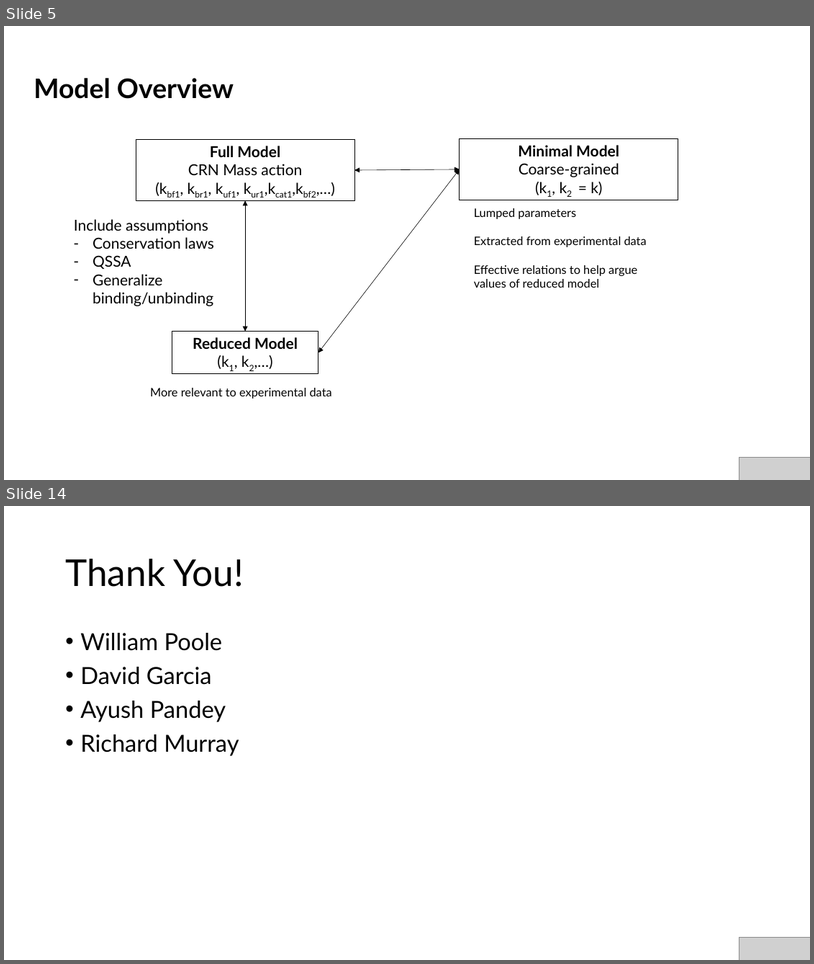
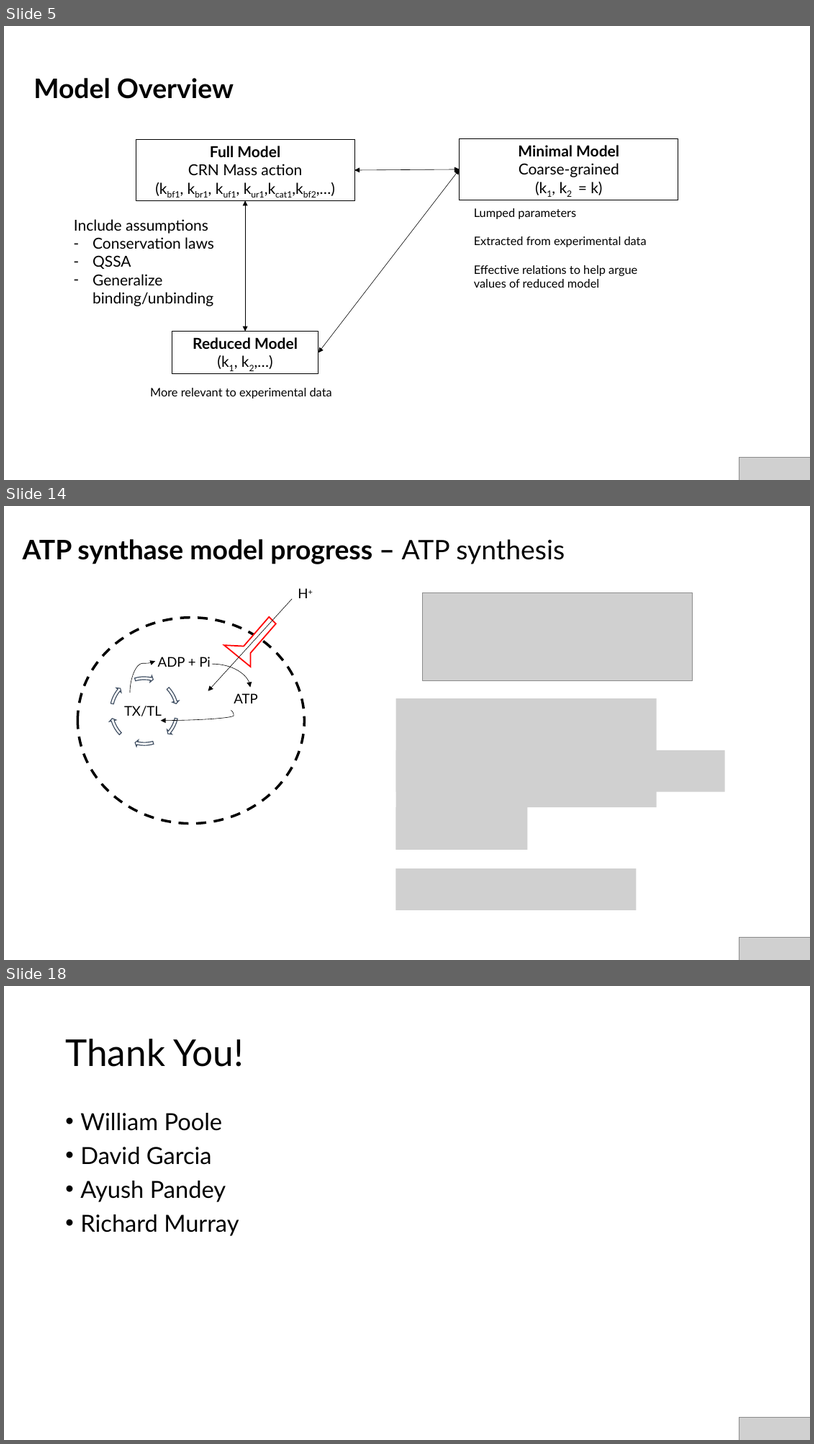
Before and after one commit to AnkitaRoychoudhury/ug_murray, a slide deck: miscellaneous/presentations/20200715_syncell_mtg.pptx. Shown one above the other, each under a label of ours: slides 5 and 14 before the commit, slides 5, 14 and 18 after it; the slides between them are not shown. The pictures are 814x964 and 814x1444 pixels, drawn with LibreOffice and Linux fonts; fonts in the diff are those of the drawing; grey boxes stand for pictures. Boxes give left, top, right and bottom in pixels: in the first picture for what was removed or moved away, otherwise in the second. Text is boxed around its words. In the diff, an @@ line names an element or a change of style, - is before the commit and + after.

```diff
--- a/miscellaneous/presentations/20200715_syncell_mtg.pptx
+++ b/miscellaneous/presentations/20200715_syncell_mtg.pptx
@@ slide 14 added at (4,506,810,960), background #FFFFFF @@
@@ title added at (23,539,565,564), 32 pt, text #000000, bold @@
+ATP synthase model progress – ATP synthesis
@@ picture added at (422,592,693,680) @@
@@ picture added at (396,698,657,807) @@
@@ group added at (78,588,308,823): 6 circular arrows, 4 texts, 3 curved arrows, 1 ellipse, 1 freeform shape, 1 arrow @@
+ADP + Pi
+ATP
+H+
+TX/TL
@@ picture added at (396,750,725,792) @@
@@ picture added at (396,807,528,849) @@
@@ picture added at (396,868,636,910) @@
@@ picture added at (740,937,810,960) @@
@@ what was slide 14 is now slide 18 @@
```
Also in this commit, not shown: 8 slides changed, 5 other slides added, 2 slides removed, 27 other files.
